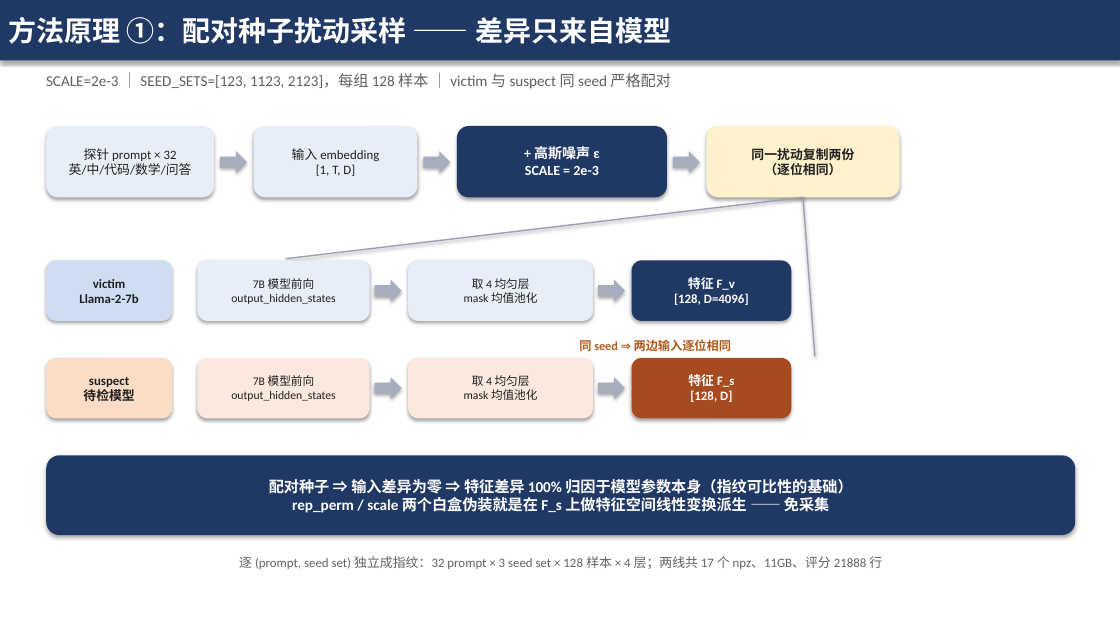
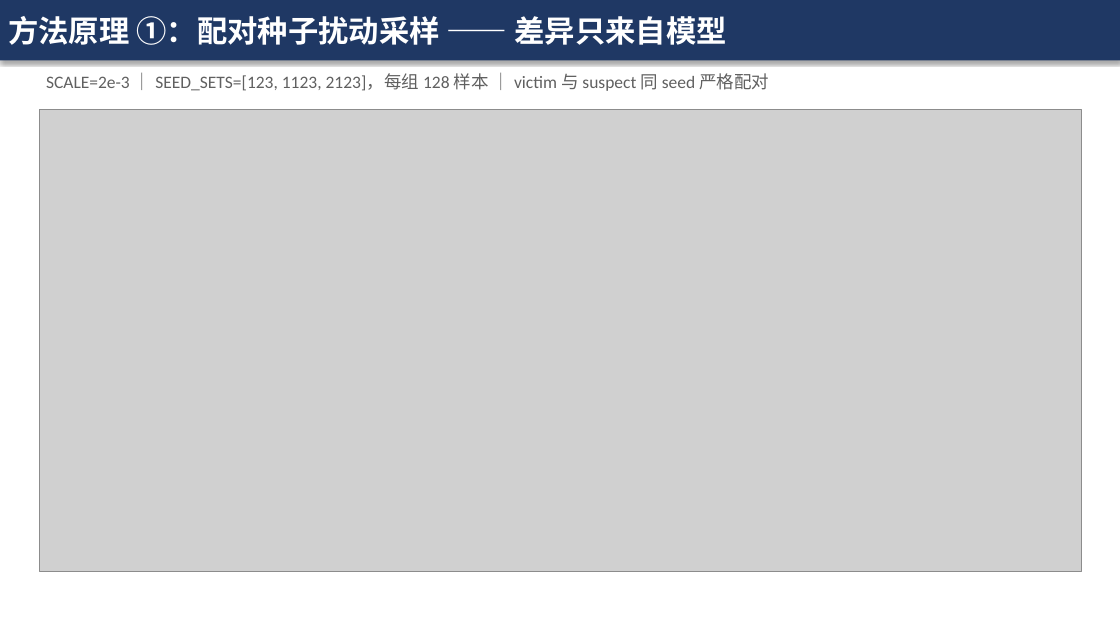
Before and after one commit to kyrie114/DiffIP, a slide deck: slide 3 of llm_migration_v4/汇报_v4_7B规模验证.pptx. Drawn at 1120x630 pixels with LibreOffice and Linux fonts; fonts in the diff are those of the drawing; grey boxes stand for pictures. Boxes give left, top, right and bottom in pixels: in the first picture for what was removed or moved away, otherwise in the second. Text is boxed around its words. In the diff, an @@ line names an element or a change of style, - is before the commit and + after.

Commit message:
v4: 汇报 PPT 重制三张方法/原理图为论文级（matplotlib 300dpi）
- figures.py：图1 方法全流程（配对扰动采样→特征提取→ALS 评分三面板）；图2 ALS 对齐原理（同源/异源特征云散点+高斯椭圆+实测 d̄ 标注）；图3 两线谱系面板（主线谱系树+蒸馏线双臂，全直线布局）
- gen_ppt.py：三页改图片页；全片字号调大（标题 26、正文 19、表格 13.5-14）
- 修复 mathtext \leq/\mathrm{argmin}、\b 转义、图3 连线穿插与文字裁切

```diff
--- a/llm_migration_v4/汇报_v4_7B规模验证.pptx
+++ b/llm_migration_v4/汇报_v4_7B规模验证.pptx
@@ rectangle "方法原理 ①：配对种子扰动采样 —— 差异只来自模型" at [0, 0, 1120, 60]: size 24 to 26 pt @@
@@ text "SCALE=2e-3 ｜ SEED_SETS=[123, 1123, 2123]，每组 ..." at [46, 73, 769, 91]: size 13 to 15 pt @@
@@ picture added at [39, 109, 1081, 571] @@
@@ rounded rectangle removed at [46, 126, 214, 197] @@
-探针 prompt × 32
-英/中/代码/数学/问答
@@ rounded rectangle removed at [254, 126, 418, 197] @@
-输入 embedding
-[1, T, D]
@@ rounded rectangle removed at [457, 126, 667, 197] @@
-+ 高斯噪声 ε
-SCALE = 2e-3
@@ rounded rectangle removed at [707, 126, 900, 197] @@
-同一扰动复制两份
-（逐位相同）
@@ right arrow removed at [220, 151, 247, 173] @@
@@ right arrow removed at [423, 151, 450, 173] @@
@@ right arrow removed at [673, 151, 700, 173] @@
@@ line removed from (803, 197) to (286, 259) @@
@@ line removed from (803, 197) to (815, 356) @@
@@ rounded rectangle removed at [46, 260, 172, 321] @@
-victim
-Llama-2-7b
@@ rounded rectangle removed at [197, 260, 370, 321] @@
-7B 模型前向
-output_hidden_states
@@ rounded rectangle removed at [408, 260, 593, 321] @@
-取 4 均匀层
-mask 均值池化
@@ rounded rectangle removed at [632, 260, 791, 321] @@
-特征 F_v
-[128, D=4096]
@@ right arrow removed at [375, 280, 402, 302] @@
@@ right arrow removed at [598, 280, 625, 302] @@
@@ rounded rectangle removed at [46, 358, 172, 418] @@
-suspect
-待检模型
@@ rounded rectangle removed at [197, 358, 370, 418] @@
-7B 模型前向
-output_hidden_states
@@ rounded rectangle removed at [408, 358, 593, 418] @@
-取 4 均匀层
-mask 均值池化
@@ text removed at [579, 339, 731, 351] @@
-同 seed ⇒ 两边输入逐位相同
@@ rounded rectangle removed at [632, 358, 791, 418] @@
-特征 F_s
-[128, D]
@@ right arrow removed at [375, 377, 402, 399] @@
@@ right arrow removed at [598, 377, 625, 399] @@
@@ rounded rectangle removed at [46, 455, 1075, 535] @@
-配对种子 ⇒ 输入差异为零 ⇒ 特征差异 100% 归因于模型参数本身（指纹可比性的基础）
-rep_perm / scale 两个白盒伪装就是在 F_s 上做特征空间线性变换派生 —— 免采集
@@ text removed at [239, 556, 882, 569] @@
-逐 (prompt, seed set) 独立成指纹：32 prompt × 3 seed set × 128 样本 × 4 层；两线共 17 个 npz、11GB、评分 21888 行
```
Also in this commit, not shown: 11 other slides changed, 5 other files.
